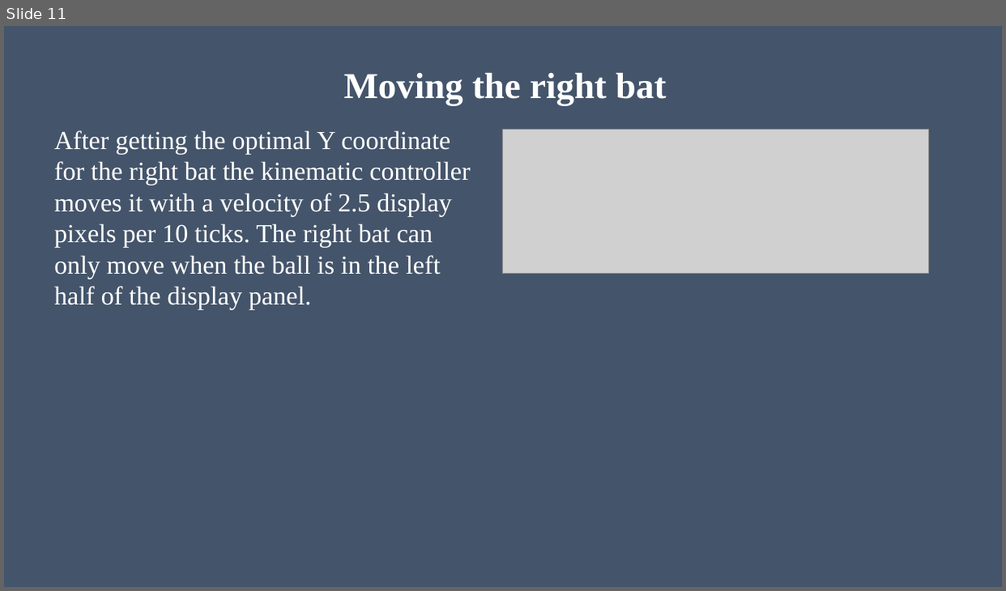
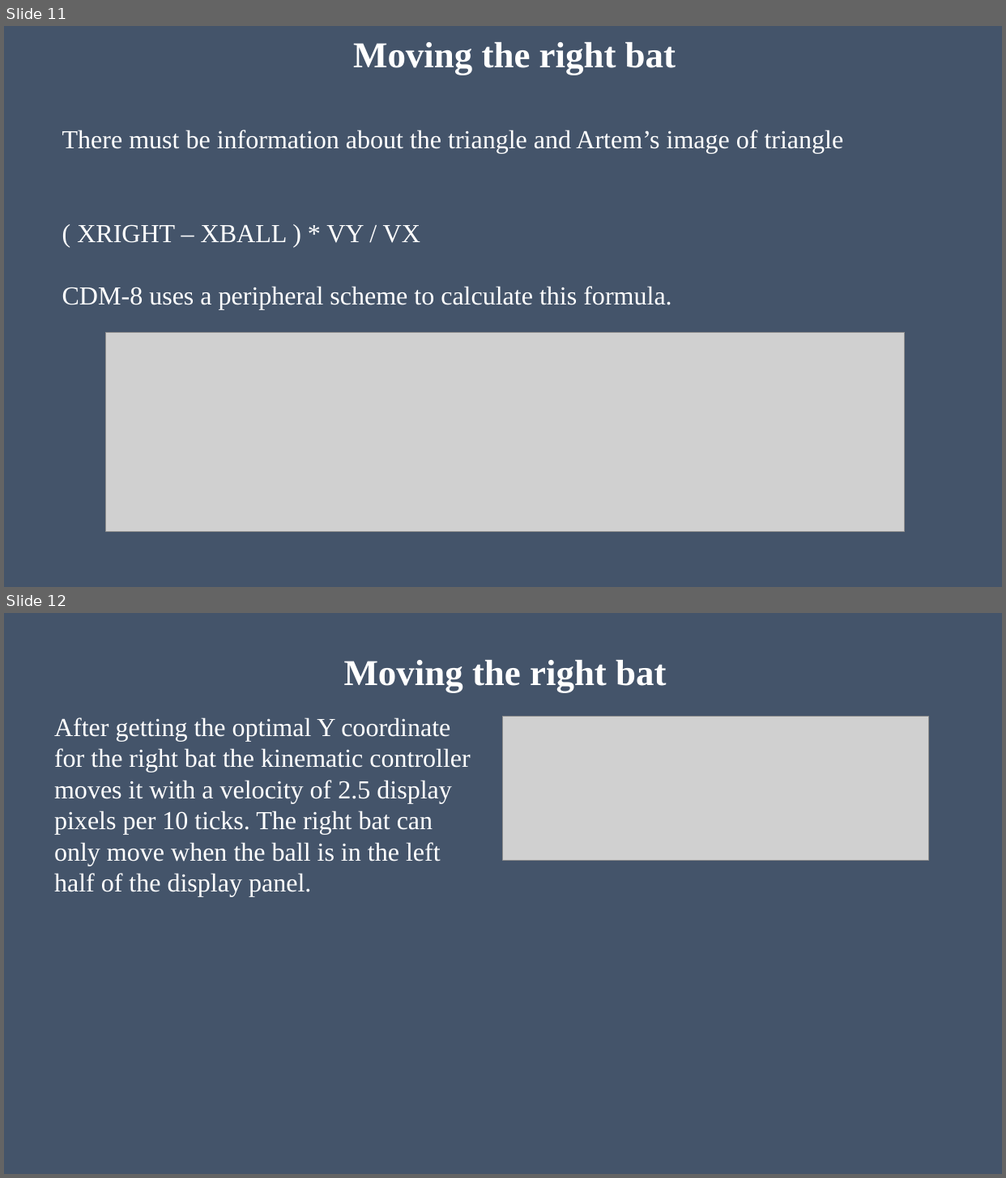
Before and after one commit to MIZINCHIK/DigitalPlatforms, a slide deck: Presentation.pptx. Shown one above the other, each under a label of ours: slide 11 before the commit, slides 11 and 12 after it. The pictures are 1006x591 and 1006x1178 pixels, drawn with LibreOffice and Linux fonts; fonts in the diff are those of the drawing; grey boxes stand for pictures. Boxes give left, top, right and bottom in pixels: in the first picture for what was removed or moved away, otherwise in the second. Text is boxed around its words. In the diff, an @@ line names an element or a change of style, - is before the commit and + after.

Commit message:
Not final
Need to add about the triangle formula

```diff
--- a/Presentation.pptx
+++ b/Presentation.pptx
@@ slide 11 added at (4,26,1002,587), background #44546A @@
@@ title added at (353,42,675,75), 35 pt, text #FFFFFF, bold @@
+Moving the right bat
@@ text added at (62,130,844,310), 25 pt, text #FFFFFF @@
+There must be information about the triangle and Artem’s image of triangle
+( XRIGHT – XBALL ) * VY / VX
+CDM-8 uses a peripheral scheme to calculate this formula.
@@ picture added at (106,332,905,531) @@
@@ what was slide 11 is now slide 12 @@
```
Also in this commit, not shown: 1 slide changed, 4 other slides added, 4 slides removed.
